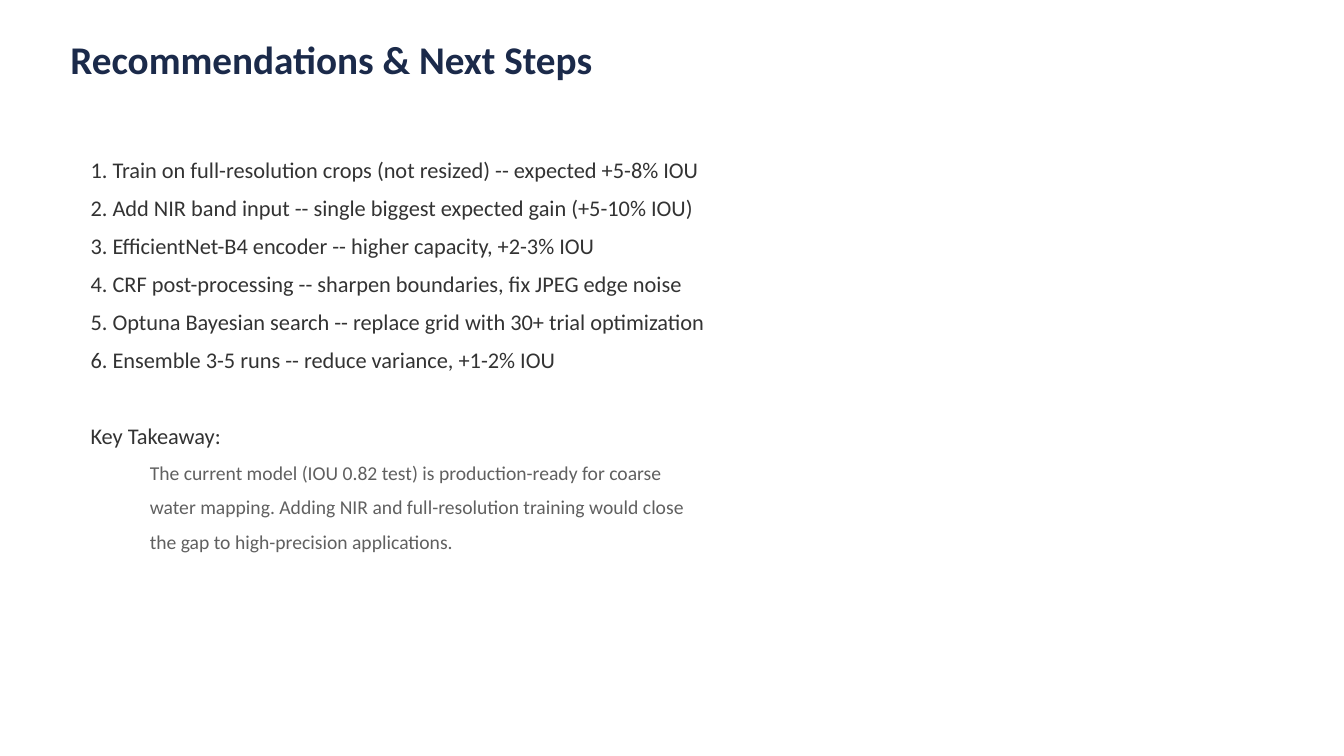
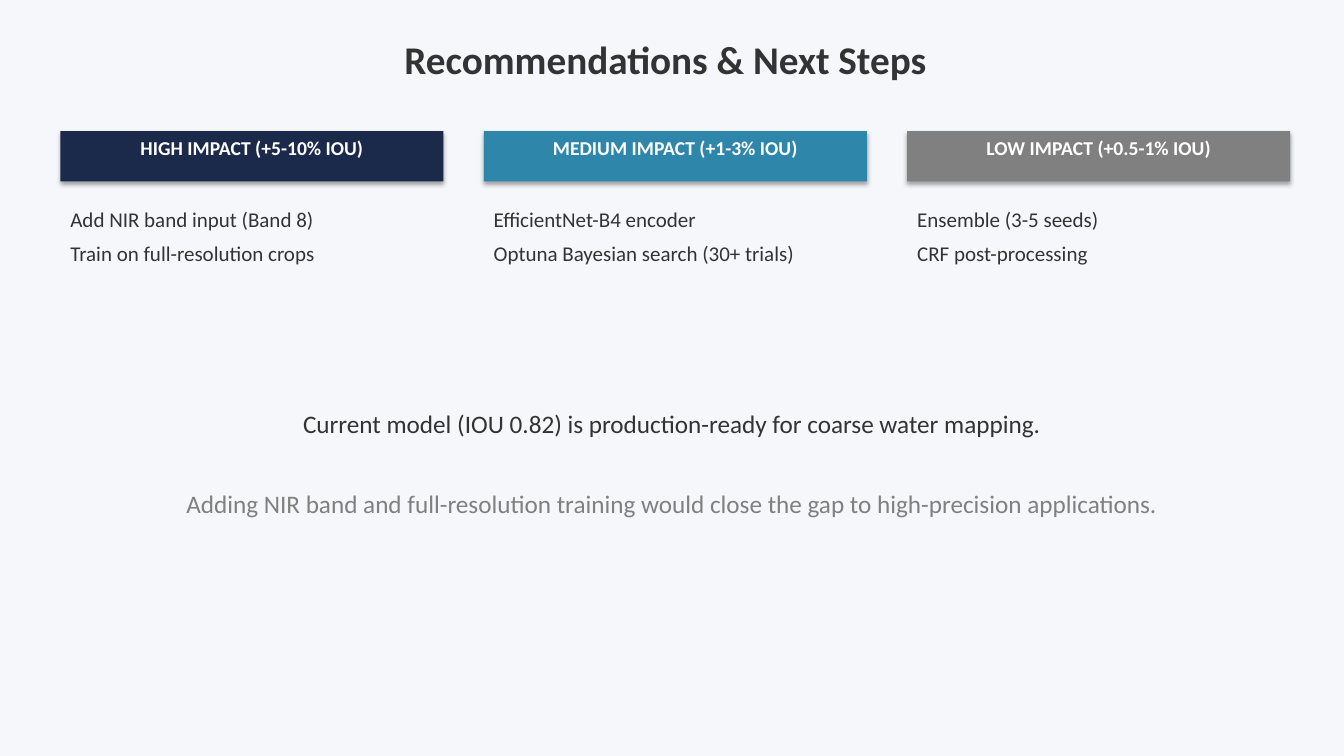
Before and after one commit to Angelgupta13/water-segementation, a slide deck: slide 8 of presentation.pptx. Drawn at 1344x756 pixels with LibreOffice and Linux fonts; fonts in the diff are those of the drawing. Boxes give left, top, right and bottom in pixels: in the first picture for what was removed or moved away, otherwise in the second. Text is boxed around its words. In the diff, an @@ line names an element or a change of style, - is before the commit and + after.

Commit message:
feat: update README, REPORT.md, and presentation for submission
README.md: restructured with accurate test count (15), fixed mlflow ui command, removed empty section, added CLI entry point, docker-compose usage, demo notebook reference.

REPORT.md: new comprehensive report with executive summary, assignment objectives table, evaluation criteria evidence, full 6-run hyperparameter grid, 3-split performance table, optimized benchmark, failure analysis, prioritized recommendations, MLOps table, and conclusion.

presentation.pptx: 8-slide deck with clean narrative flow (problem -> dataset -> architecture -> results -> optimization -> failure analysis -> MLOps -> recommendations). Dark navy theme, grouped by impact.

make_pptx.py: supports command-line output path argument.

.gitignore: add ~$*.pptx to exclude Office lock files.

```diff
--- a/presentation.pptx
+++ b/presentation.pptx
@@ background #FFFFFF to #F5F7FA @@
@@ text "Recommendations & Next Steps" at bbox=[404, 46, 926, 80]: text colour #1B2A4A to #333333; alignment left to centre @@
@@ rectangle added at bbox=[60, 131, 444, 181], fill #1B2A4A @@
@@ text added at bbox=[140, 140, 363, 158], 14 pt, text #FFFFFF, bold @@
+HIGH IMPACT (+5-10% IOU)
@@ rectangle added at bbox=[484, 131, 867, 181], fill #2E86AB @@
@@ text added at bbox=[553, 140, 797, 158], 14 pt, text #FFFFFF, bold @@
+MEDIUM IMPACT (+1-3% IOU)
@@ rectangle added at bbox=[907, 131, 1291, 181], fill #808080 @@
@@ text added at bbox=[986, 140, 1210, 158], 14 pt, text #FFFFFF, bold @@
+LOW IMPACT (+0.5-1% IOU)
@@ text removed at bbox=[91, 162, 704, 553] @@
-1. Train on full-resolution crops (not resized) -- expected +5-8% IOU
-2. Add NIR band input -- single biggest expected gain (+5-10% IOU)
-3. EfficientNet-B4 encoder -- higher capacity, +2-3% IOU
-4. CRF post-processing -- sharpen boundaries, fix JPEG edge noise
-5. Optuna Bayesian search -- replace grid with 30+ trial optimization
-6. Ensemble 3-5 runs -- reduce variance, +1-2% IOU
-Key Takeaway:
-  The current model (IOU 0.82 test) is production-ready for coarse
-  water mapping. Adding NIR and full-resolution training would close
-  the gap to high-precision applications.
@@ text added at bbox=[70, 212, 314, 265], 15 pt, text #333333 @@
+Add NIR band input (Band 8)
+Train on full-resolution crops
@@ text added at bbox=[494, 212, 794, 265], 15 pt, text #333333 @@
+EfficientNet-B4 encoder
+Optuna Bayesian search (30+ trials)
@@ text added at bbox=[917, 212, 1099, 265], 15 pt, text #333333 @@
+Ensemble (3-5 seeds)
+CRF post-processing
@@ text added at bbox=[303, 415, 1040, 438], 18 pt, text #333333 @@
+Current model (IOU 0.82) is production-ready for coarse water mapping.
@@ text added at bbox=[186, 495, 1156, 517], 18 pt, text #808080 @@
+Adding NIR band and full-resolution training would close the gap to high-precision applications.
```
Also in this commit, not shown: 6 other slides changed, 1 slide added, 1 slide removed, 4 other files.
